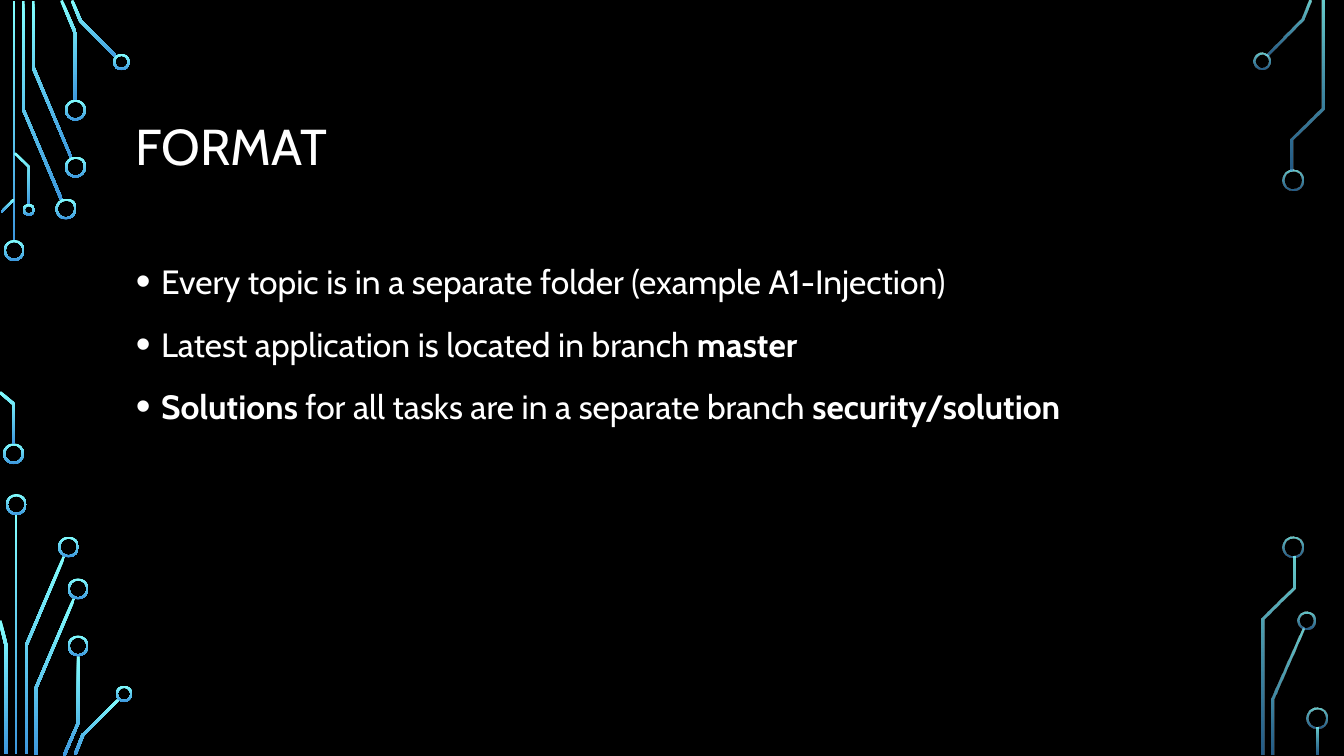
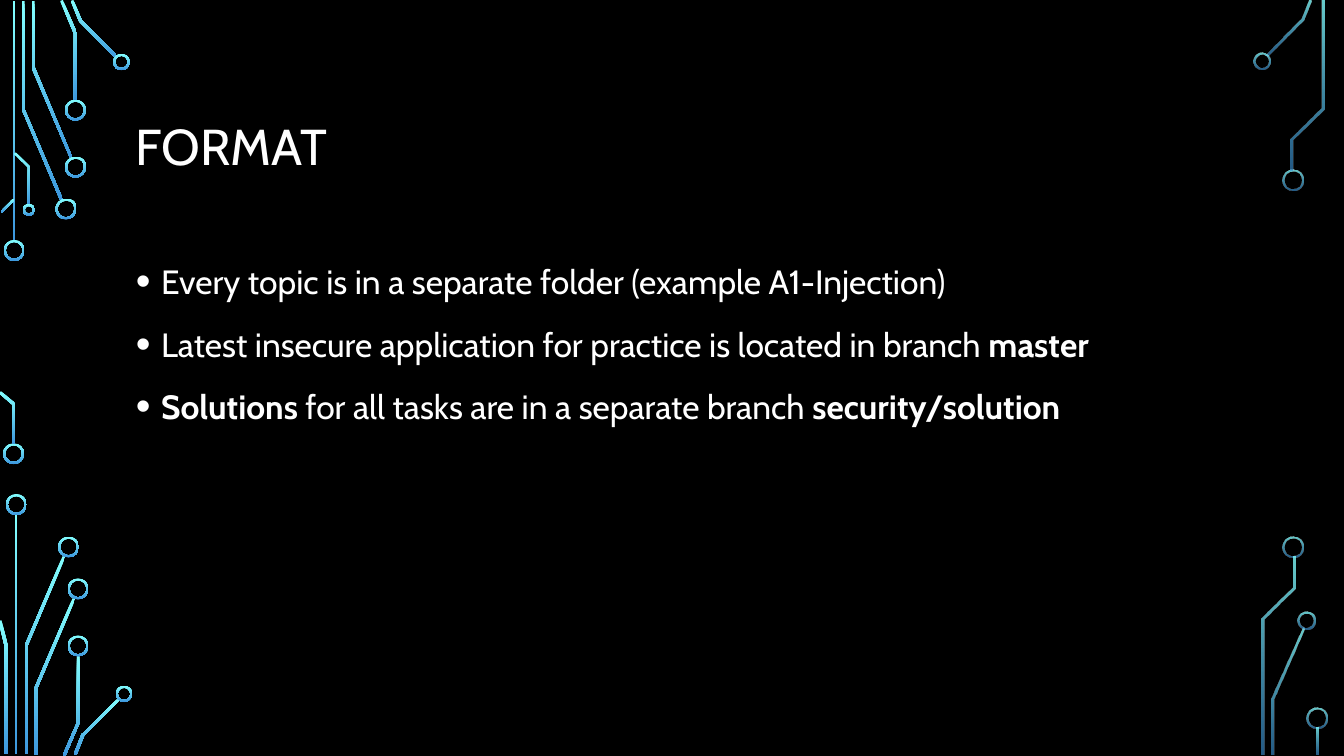
Before and after one commit to Zuehlke/security-onboarding, a slide deck: slide 3 of security/00-Introduction/Introduction.pptx. Drawn at 1344x756 pixels with LibreOffice and Linux fonts; fonts in the diff are those of the drawing; background and template pictures are left out. Boxes give left, top, right and bottom in pixels: in the first picture for what was removed or moved away, otherwise in the second. Text is boxed around its words. In the diff, an @@ line names an element or a change of style, - is before the commit and + after.

```diff
--- a/security/00-Introduction/Introduction.pptx
+++ b/security/00-Introduction/Introduction.pptx
@@ text at [161, 331, 1088, 365]: text changed @@
-• Latest application is located in branch master
+• Latest insecure application for practice is located in branch master
```
Also in this commit, not shown: 1 other slide changed, 1 slide added.
